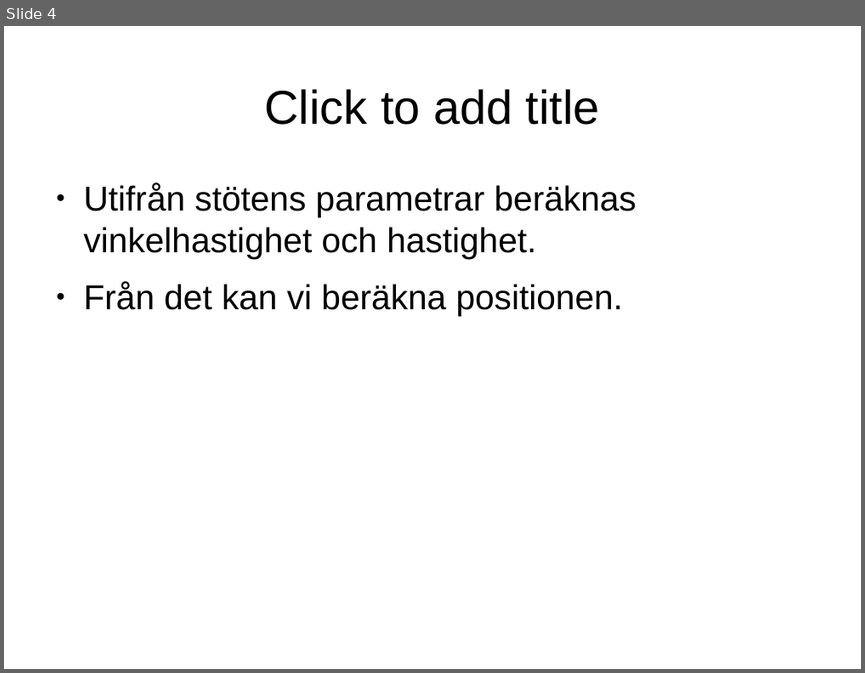
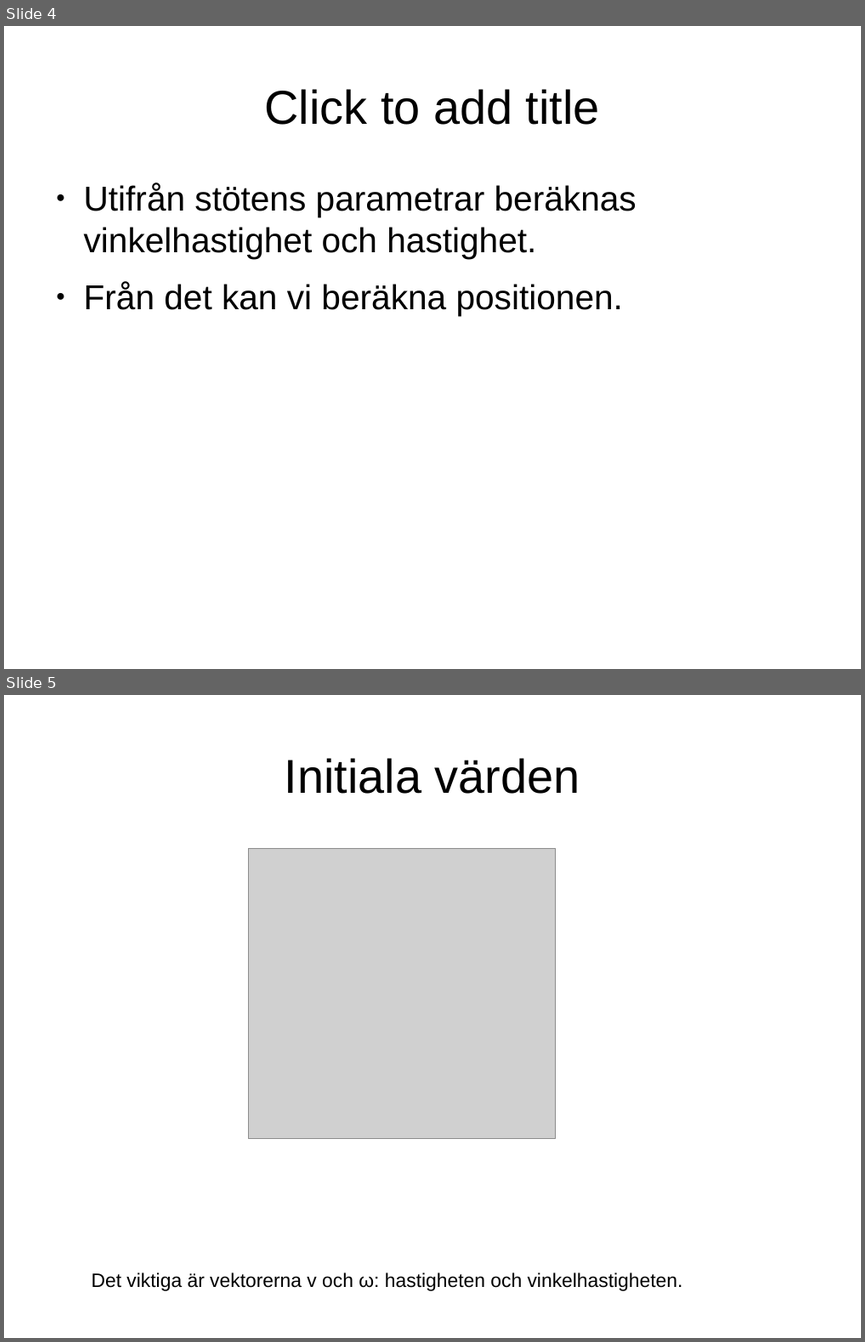
Before and after one commit to zsebastian/physics-assignment, a slide deck: presentation.odp. Shown one above the other, each under a label of ours: slide 4 before the commit, slides 4 and 5 after it. The pictures are 865x673 and 865x1342 pixels, drawn with LibreOffice and Linux fonts; fonts in the diff are those of the drawing; grey boxes stand for pictures. Boxes give left, top, right and bottom in pixels: in the first picture for what was removed or moved away, otherwise in the second. Text is boxed around its words. In the diff, an @@ line names an element or a change of style, - is before the commit and + after.

```diff
--- a/presentation.odp
+++ b/presentation.odp
@@ slide 5 added at (x1=4, y1=695, x2=861, y2=1338), background #FFFFFF @@
@@ title added at (x1=284, y1=758, x2=580, y2=794), 44 pt, text #000000 @@
+Initiala värden
@@ picture added at (x1=249, y1=848, x2=556, y2=1138) @@
@@ text added at (x1=92, y1=1272, x2=683, y2=1291), 18 pt, text #000000 @@
+Det viktiga är vektorerna v och ω: hastigheten och vinkelhastigheten.
```
Also in this commit, not shown: 4 other slides added, 23 other files.
